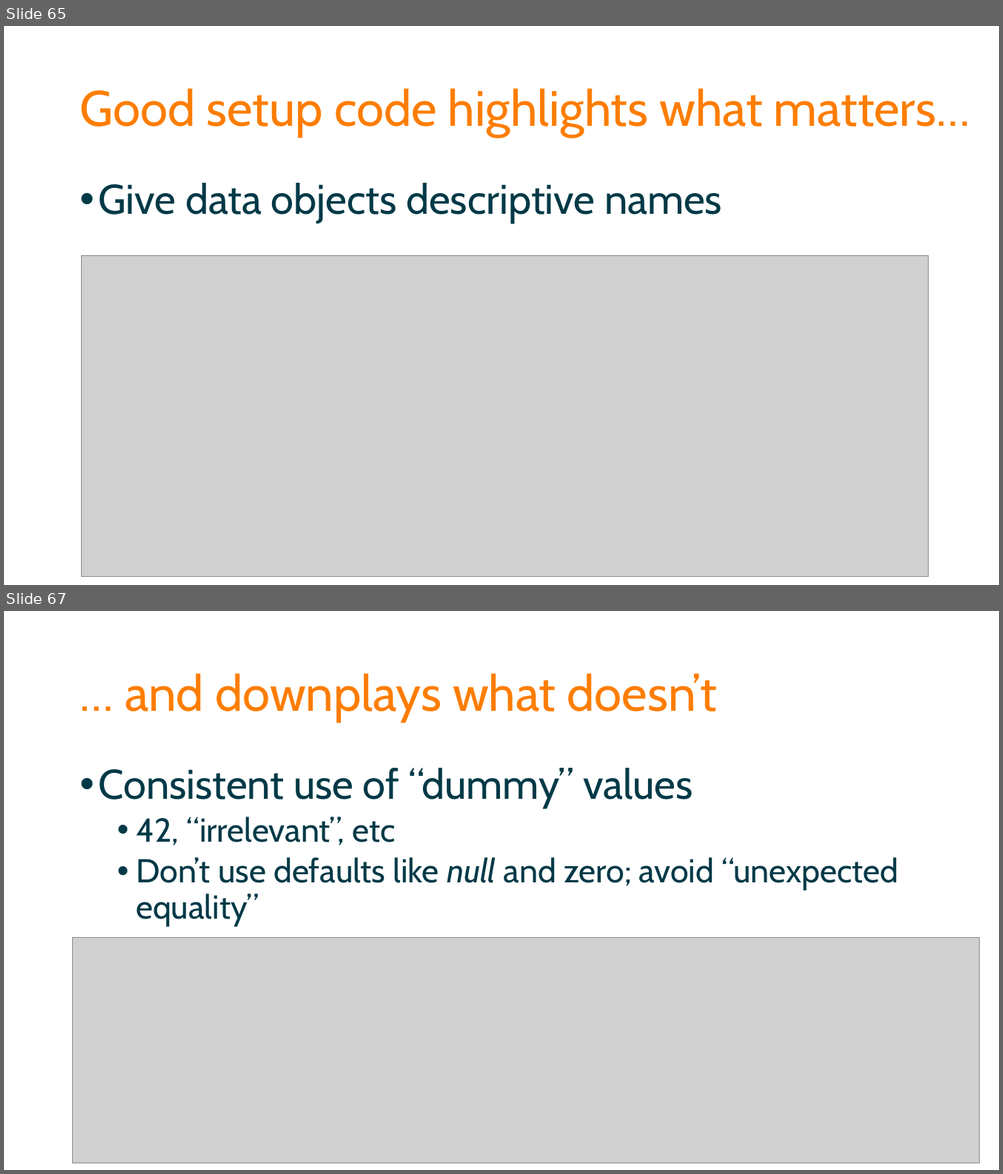
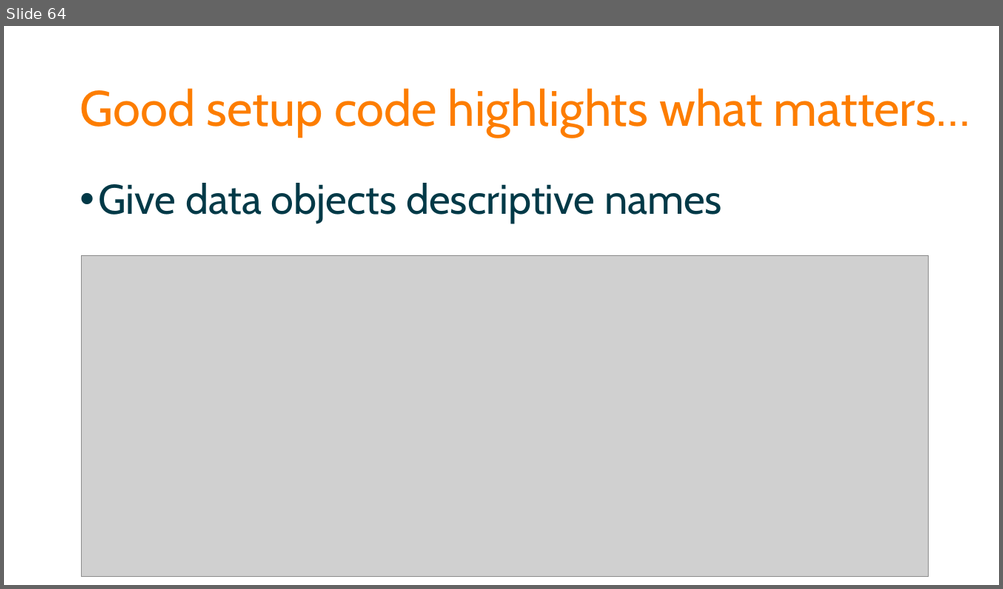
Before and after one commit to spetryjohnson/Talk-Patterns_of_Effective_Test_Setup, a slide deck: POETS - CodeMash 2017.pptx. Shown one above the other, each under a label of ours: slides 65 and 67 before the commit, slide 64 after it; the slides between them are not shown. The pictures are 1003x1174 and 1003x589 pixels, drawn with LibreOffice and Linux fonts; fonts in the diff are those of the drawing; grey boxes stand for pictures. Boxes give left, top, right and bottom in pixels: in the first picture for what was removed or moved away, otherwise in the second. Text is boxed around its words. In the diff, an @@ line names an element or a change of style, - is before the commit and + after.

```diff
--- a/POETS - CodeMash 2017.pptx
+++ b/POETS - CodeMash 2017.pptx
@@ slide 67 removed at bbox=[4, 611, 999, 1170], background #FFFFFF @@
@@ title removed at bbox=[125, 673, 717, 722] @@
-… and downplays what doesn’t
@@ text removed at bbox=[99, 768, 898, 926] @@
-• Consistent use of “dummy” values
-  • 42, “irrelevant”, etc
-  • Don’t use defaults like null and zero; avoid “unexpected equality”
@@ picture removed at bbox=[73, 938, 980, 1164] @@
@@ what was slide 65 is now slide 64 @@
```
Also in this commit, not shown: 3 slides changed, 6 slides added, 21 other slides removed, 1 other file.
